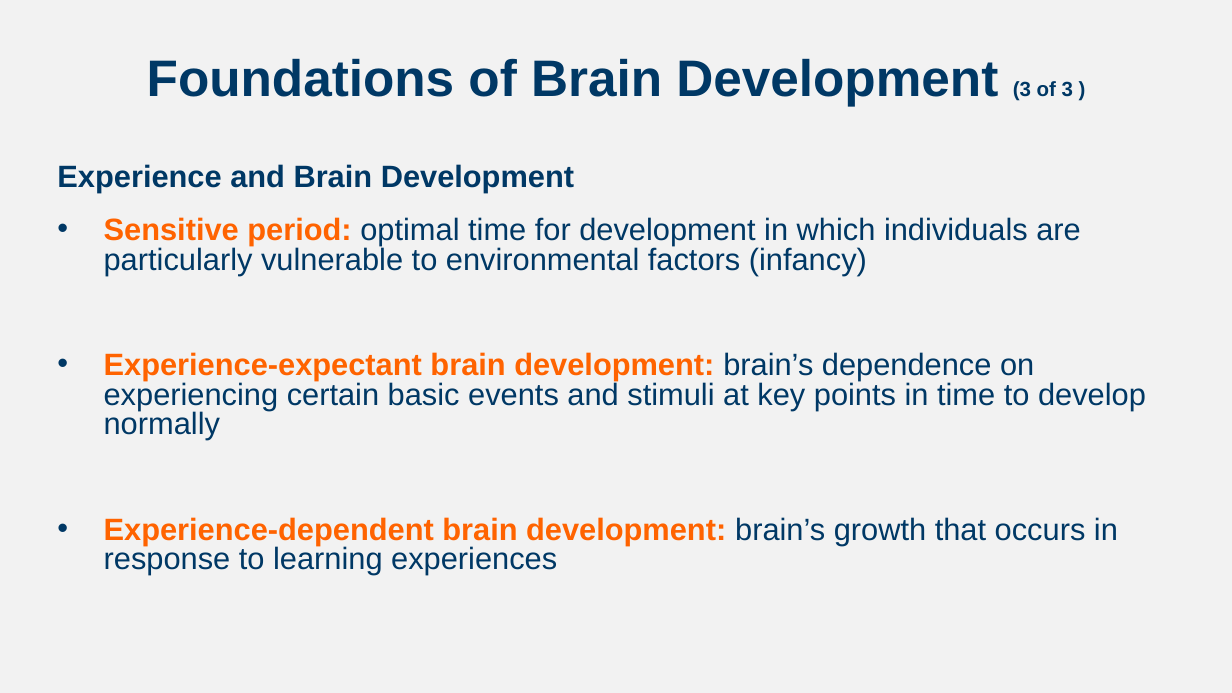
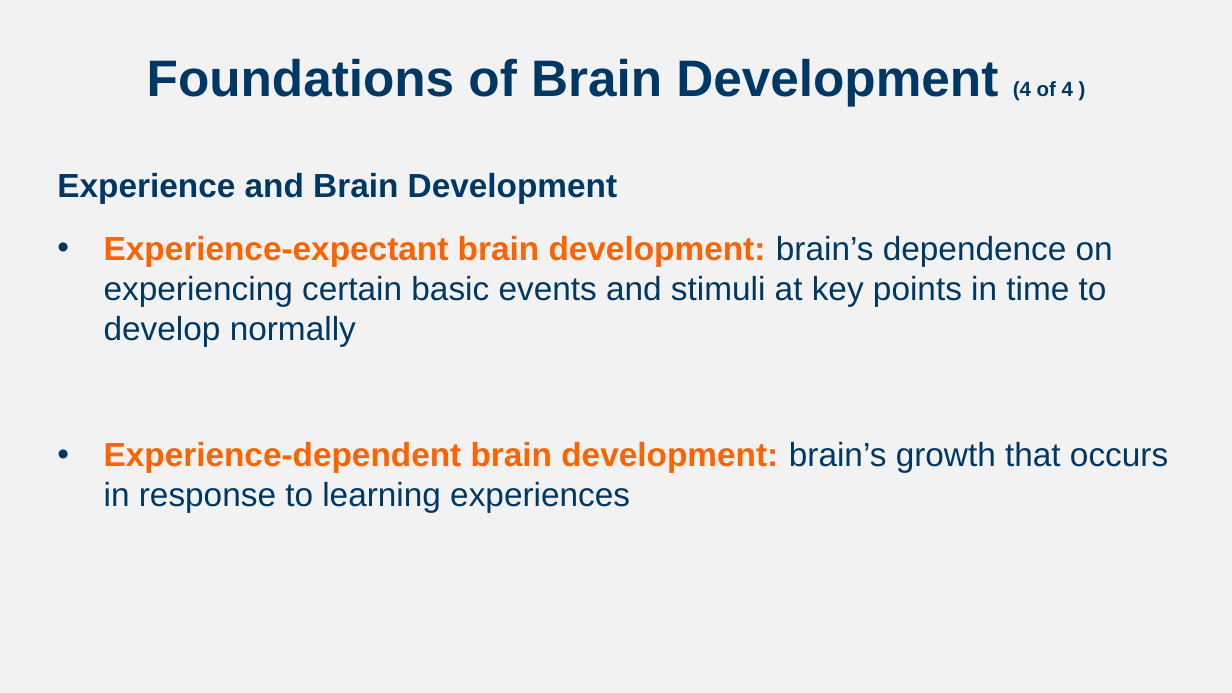
Before and after one commit to npm27/Teaching-Materials, a slide deck: slide 17 of Developmental Fall 24/Slides/Chapter 4.pptx (slide 5 before the commit). Drawn at 1232x693 pixels with LibreOffice and Linux fonts; fonts in the diff are those of the drawing. Boxes give left, top, right and bottom in pixels: in the first picture for what was removed or moved away, otherwise in the second. Text is boxed around its words. In the diff, an @@ line names an element or a change of style, - is before the commit and + after.

```diff
--- a/Developmental Fall 24/Slides/Chapter 4.pptx
+++ b/Developmental Fall 24/Slides/Chapter 4.pptx
@@ title at box(147, 58, 1073, 106): text changed @@
-Foundations of Brain Development (3 of 3 )
+Foundations of Brain Development (4 of 4 )
@@ text "Experience and Brain Development" at box(57, 172, 1168, 513): size 24.1 to 26 pt; line spacing 0.8 to 1 @@
@@ text at box(104, 217, 1081, 275): paragraph removed @@
-• Sensitive period: optimal time for development in which individuals are particularly vulnerable to environmental factors (infancy)
```
Also in this commit, not shown: 5 other slides changed, 16 slides added, 1 other file.
